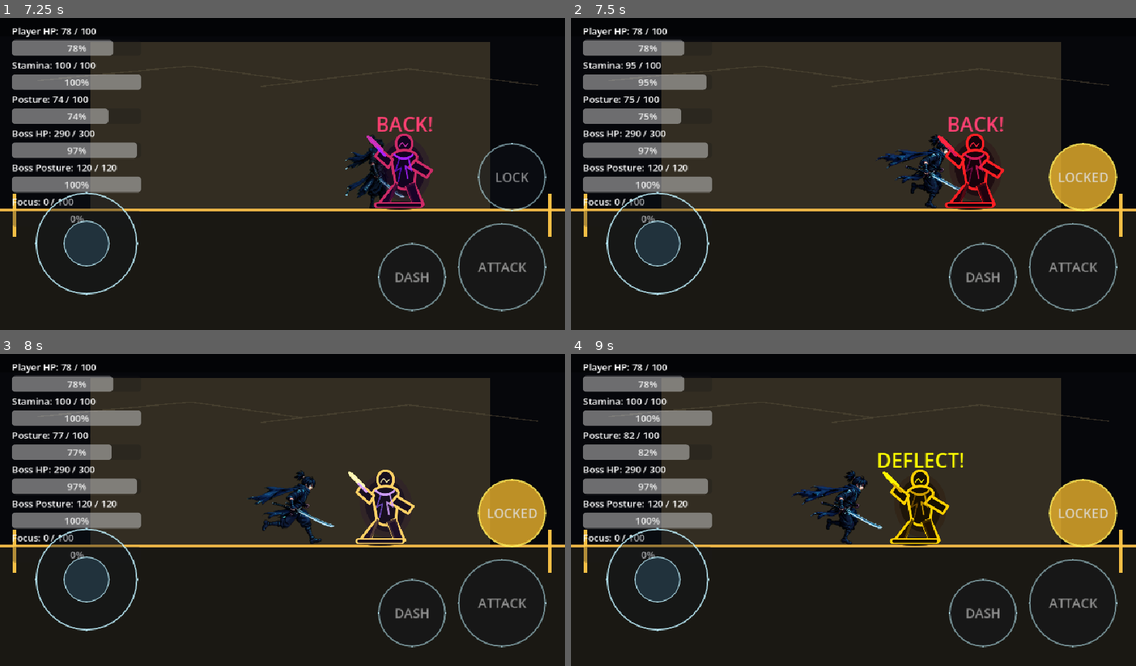
Above: before the commit, frames 1-4 (two rows, left to right).
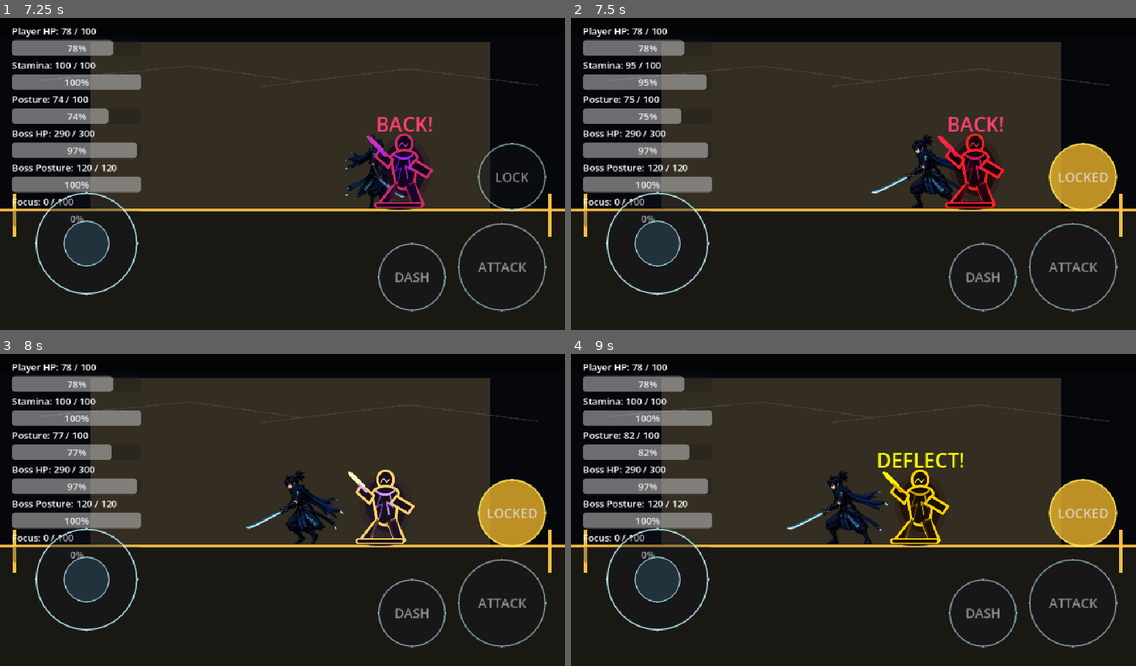
Above: after the commit, the same moments.

Repository: shanwinder/lastblade
Game: Godot game, scene res://scenes/main/BossBrokenMaster.tscn
The game is run twice, just before and just after one commit, with the same random seed, the same clock (stepped at 60 frames per second) and the same inputs.
Inputs (mouse positions are in pixels of both pictures, inside the frame that each line leads up to):
- Up to frame 1 (7.25 s): click "START" at 0.5 s; click "SKIP" at 1.25 s; click "SKIP" at 2 s; click "ATTACK" at 2.75 s; click "DASH" at 3.5 s; click "LOCK" at 4.25 s; click "LOCKED" at 5 s; tap Enter at 5.75 s; move the mouse to (254, 233) at 5.77 s; hold Right (ui_right) 5.78-6.5 s; tap A (attack) at 5.85 s; click (254, 233) at 5.92 s; drag from (452, 217) to (372, 170) at 6.52 s
- Up to frame 2 (7.5 s): move the mouse to (684, 124) at 7.27 s; hold Left (ui_left) from 7.28 s (still down); tap L (lock_on) at 7.35 s
- Up to frame 3 (8 s): keep holding Left (ui_left)
- Up to frame 4 (9 s): release Left (ui_left) at 8 s; drag from (881, 506) to (684, 460) at 8.02 s; move the mouse to (768, 428) at 8.77 s; hold Left (ui_left) from 8.78 s (still down); hold Enter from 8.78 s (still down)

Frame 1 is identical in both runs. In frame 2, 1.2% of the frame differs, in the area x 53-70%, y 37-62%; in frame 3, 1.4%, in the area x 43-61%, y 37-61%; in frame 4, 1.4%.

Commit message:
Select back animation while lock-on backpedaling

Diff:
--- a/last-blade-trial/player_animated_idle_visual_manager.gd
+++ b/last-blade-trial/player_animated_idle_visual_manager.gd
@@ -25,10 +25,16 @@
 # ชื่อ animation run ใน SpriteFrames resource
 @export var run_animation_name: StringName = &"run"
 
+# ชื่อ animation เดินถอยหลัง / backpedal ใน SpriteFrames resource
+@export var back_animation_name: StringName = &"back"
+
 # เปิด/ปิดการเลือก run animation จากความเร็วของ Player
 @export var run_animation_enabled: bool = true
 
-# ความเร็วแนวนอนขั้นต่ำที่จะถือว่า Player กำลังวิ่ง
+# เปิด/ปิดการเลือก back animation เมื่อ lock-on แล้วถอยหลัง
+@export var back_animation_enabled: bool = true
+
+# ความเร็วแนวนอนขั้นต่ำที่จะถือว่า Player กำลังวิ่งหรือถอยหลัง
 @export var run_velocity_threshold: float = 8.0
 
 # ถ้า true จะซ่อน Sprite2D เดิม เพื่อไม่ให้ภาพนิ่งซ้อนกับ AnimatedSprite2D
@@ -86,7 +92,7 @@
 		legacy_sprite.visible = false
 
 	if debug_print_visual and is_instance_valid(animated_sprite):
-		print("PlayerAnimatedIdleVisualManager ready. Idle =", idle_animation_name, " Run =", run_animation_name)
+		print("PlayerAnimatedIdleVisualManager ready. Idle =", idle_animation_name, " Run =", run_animation_name, " Back =", back_animation_name)
 
 
 func process_visual_sync() -> void:
@@ -105,7 +111,7 @@
 	# ให้ AnimatedSprite2D แสดงผลเสมอในช่วงที่ใช้ visual ใหม่
 	animated_sprite.visible = true
 
-	# เลือก idle/run จากสถานะ Player
+	# เลือก idle/run/back จากสถานะ Player
 	var target_animation: StringName = choose_player_animation()
 	play_animation_safely(target_animation)
 
@@ -119,12 +125,9 @@
 
 
 func choose_player_animation() -> StringName:
-	# ตอนนี้มีแค่ idle/run เท่านั้น
+	# ตอนนี้รองรับ idle/run/back เท่านั้น
 	# ถ้ากำลังโจมตี dash โดนตี หรือ posture broken ให้ fallback เป็น idle ก่อน
-	# เพื่อไม่ให้ run animation เล่นทับ action ที่ยังไม่มี animation ของตัวเอง
-	if not run_animation_enabled:
-		return idle_animation_name
-
+	# เพื่อไม่ให้ locomotion animation เล่นทับ action ที่ยังไม่มี animation ของตัวเอง
 	if not is_instance_valid(player):
 		return idle_animation_name
 
@@ -143,13 +146,49 @@
 	if get_bool_value(player, "is_attacking"):
 		return idle_animation_name
 
+	var player_velocity: Vector2 = get_player_velocity()
+	if absf(player_velocity.x) <= run_velocity_threshold:
+		return idle_animation_name
+
+	# ถ้า lock-on อยู่และเคลื่อนที่สวนทางกับทิศที่หันหน้า ให้ใช้ท่าถอยหลัง
+	# ตัวอย่าง: หันขวาเข้าหา Boss แต่ velocity.x < 0 คือถอยหลัง
+	if back_animation_enabled and is_player_backpedaling(player_velocity):
+		return back_animation_name
+
+	if run_animation_enabled:
+		return run_animation_name
+
+	return idle_animation_name
+
+
+func get_player_velocity() -> Vector2:
+	# อ่าน velocity จาก CharacterBody2D แบบปลอดภัย
 	var velocity_value = player.get("velocity")
 	if velocity_value is Vector2:
-		var player_velocity: Vector2 = velocity_value
-		if absf(player_velocity.x) > run_velocity_threshold:
-			return run_animation_name
-
-	return idle_animation_name
+		return velocity_value
+
+	return Vector2.ZERO
+
+
+func is_player_backpedaling(player_velocity: Vector2) -> bool:
+	# Backpedal ใช้เฉพาะตอน lock-on เพื่อแยกจากการเดินซ้าย/ขวาปกติ
+	if not get_bool_value(player, "is_target_locked"):
+		return false
+
+	var facing_value = player.get("facing_direction")
+	if facing_value == null:
+		return false
+
+	var facing_direction: int = int(facing_value)
+	if facing_direction == 0:
+		return false
+
+	var movement_direction: int = int(sign(player_velocity.x))
+	if movement_direction == 0:
+		return false
+
+	# ถ้า velocity สวนทางกับทิศที่หันหน้า แปลว่าถอยหลัง
+	return movement_direction != facing_direction
 
 
 func play_animation_safely(animation_name: StringName) -> void:
